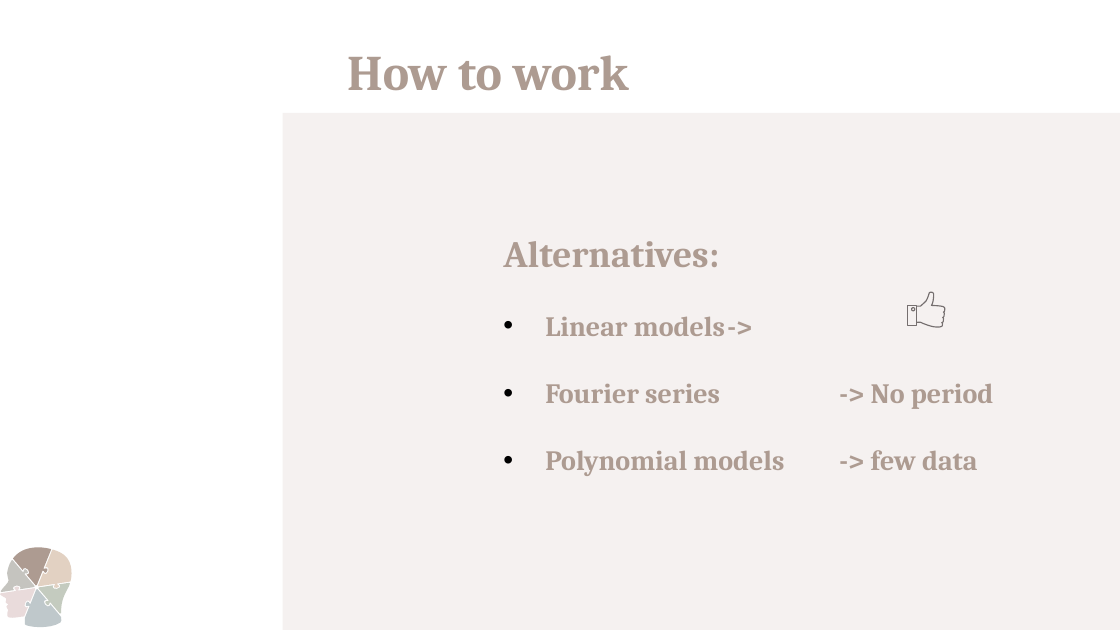
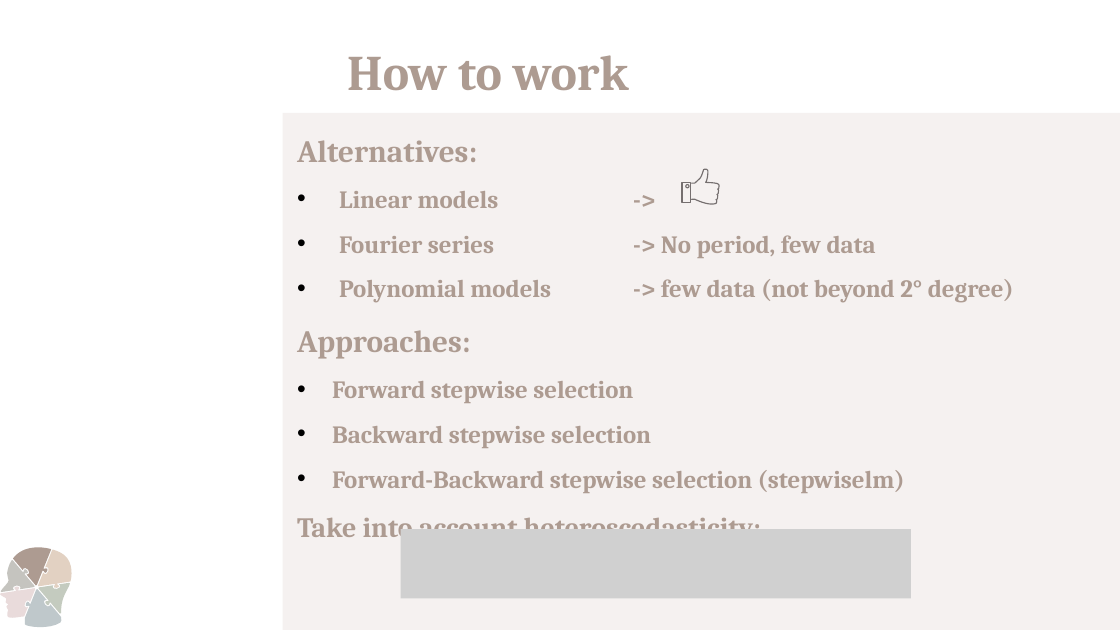
Before and after one commit to domenico-rgs/EFSA-Project, a slide deck: slide 7 of Presentation.pptx (slide 6 before the commit). Drawn at 1120x630 pixels with LibreOffice and Linux fonts; fonts in the diff are those of the drawing; grey boxes stand for pictures. Boxes give left, top, right and bottom in pixels: in the first picture for what was removed or moved away, otherwise in the second. Text is boxed around its words. In the diff, an @@ line names an element or a change of style, - is before the commit and + after.

```diff
--- a/Presentation.pptx
+++ b/Presentation.pptx
@@ text "Alternatives:": place and size @@
-text "Alternatives:" at (503, 241, 994, 476)
+text "Alternatives:" at (297, 140, 1014, 537)
@@ text at (297, 140, 499, 208): size 24 to 20 pt in "Alternatives:"; size 18 to 16 pt in "Linear models ->"; line spacing 2 to 1.5 @@
@@ freeform shape: place and size @@
-freeform shape at (917, 292, 945, 327)
+freeform shape at (691, 169, 719, 204)
@@ freeform shape: place and size @@
-freeform shape at (908, 306, 917, 326)
+freeform shape at (682, 183, 691, 203)
@@ text at (297, 235, 1014, 537): text changed; size 18 to 16 pt @@
-• Fourier series -> No period
-• Polynomial models -> few data
+• Fourier series -> No period, few data
+• Polynomial models -> few data (not beyond 2° degree)
+Approaches:
+• Forward stepwise selection
+• Backward stepwise selection
+• Forward-Backward stepwise selection (stepwiselm)
+Take into account heteroscedasticity:
@@ picture added at (401, 530, 911, 599) @@
```
Also in this commit, not shown: 15 other slides changed, 3 slides added.
